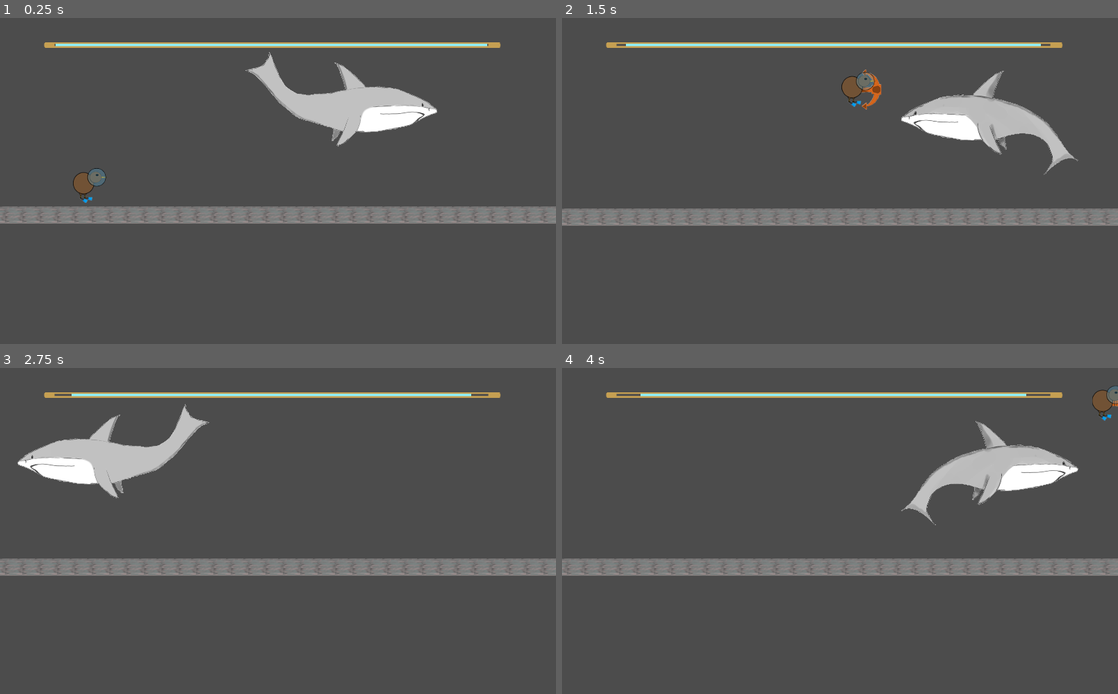
Above: before the commit, frames 1-4 (two rows, left to right).
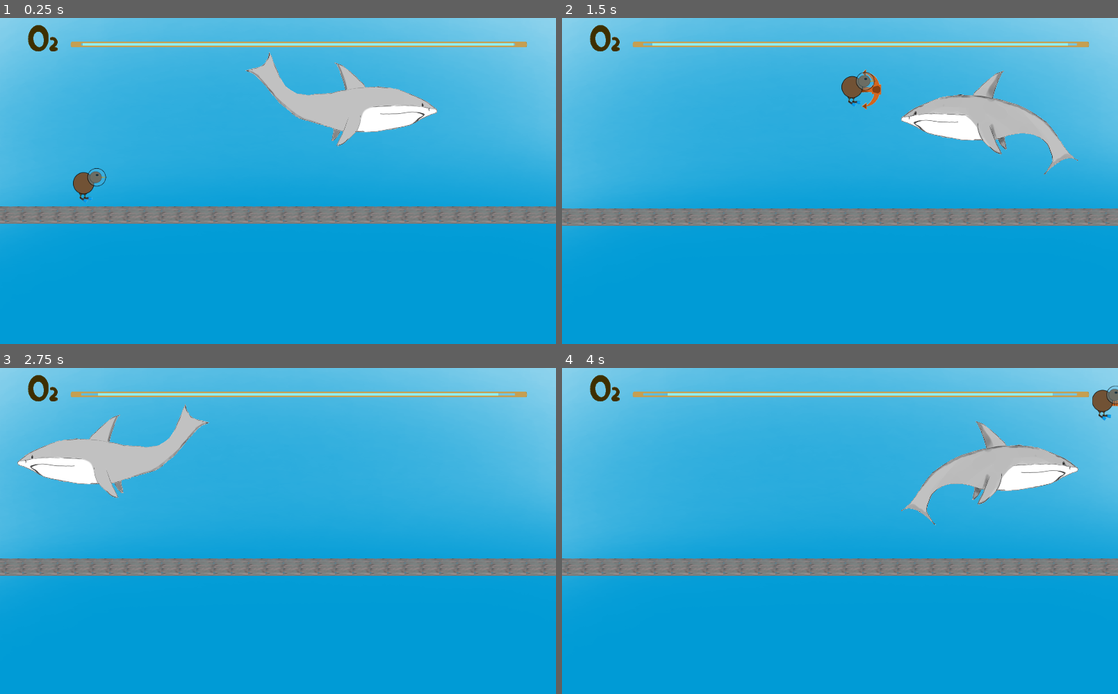
Above: after the commit, the same moments.

Repository: Cpt-Barbosa/CodeGameJam2022
Game: Godot game, scene res://scenes/Game.tscn
The game is run twice, just before and just after one commit, with the same random seed, the same clock (stepped at 60 frames per second) and the same inputs.
Inputs:
- Up to frame 1 (0.25 s): no input
- Up to frame 2 (1.5 s): hold D (move_right) from 0.53 s (still down); tap J (attack) at 0.6, 1.35 s; tap Space (jump) at 0.77 s
- Up to frame 3 (2.75 s): tap Space (jump) at 1.52 s; release D (move_right) at 2.03 s; hold Q (move_left) from 2.03 s (still down); tap J (attack) at 2.1 s
- Up to frame 4 (4 s): release Q (move_left) at 2.78 s; hold D (move_right) from 2.78 s (still down); tap J (attack) at 2.85, 3.6 s; tap Space (jump) at 3.02, 3.77 s

The runs differ from the first frame. In frame 1, 91% of the frame differs, in the area x 0-100%, y 0-100%; in frame 2, 91%; in frame 3, 91%; in frame 4, 91%.

Commit message:
ajout logo jeu ainsi que le maj barre o2

Diff:
--- a/scenes/Game.tscn
+++ b/scenes/Game.tscn
@@ -102,7 +102,6 @@
 }
 
 [node name="Background" type="Node2D" parent="."]
-visible = false
 
 [node name="Background2" type="Sprite" parent="Background"]
 position = Vector2( 500, 1710 )
--- a/scenes/MainMenu.tscn
+++ b/scenes/MainMenu.tscn
@@ -2,9 +2,9 @@
 
 [ext_resource path="res://sprite/bg/background.png" type="Texture" id=1]
 [ext_resource path="res://scenes/MainMenu.gd" type="Script" id=2]
-[ext_resource path="res://sprite/joueur/Kiwi_-_droite_64.png" type="Texture" id=3]
 [ext_resource path="res://sprite/coffre/coffre.png" type="Texture" id=4]
 [ext_resource path="res://sprite/ennemi/requin/requin1.png" type="Texture" id=5]
+[ext_resource path="res://sprite/menu/logojeux.png" type="Texture" id=6]
 
 [node name="MainMenu" type="Panel"]
 anchor_right = 1.0
@@ -15,13 +15,9 @@
 }
 
 [node name="Background" type="Sprite" parent="."]
-position = Vector2( 513.5, -1122.25 )
+position = Vector2( 513, -1122 )
 scale = Vector2( 1.42361, 0.999855 )
 texture = ExtResource( 1 )
-
-[node name="JoueurPNG" type="Sprite" parent="."]
-position = Vector2( 174, 449 )
-texture = ExtResource( 3 )
 
 [node name="CoffrePNG" type="Sprite" parent="."]
 position = Vector2( 863, 491 )
@@ -29,9 +25,10 @@
 texture = ExtResource( 4 )
 
 [node name="RequinPNG" type="Sprite" parent="."]
-position = Vector2( 996, 220 )
+position = Vector2( 26, 220 )
 scale = Vector2( 0.618301, 0.614713 )
 texture = ExtResource( 5 )
+flip_h = true
 
 [node name="StartButton" type="Button" parent="."]
 margin_left = 405.0
@@ -53,5 +50,10 @@
 "_edit_use_anchors_": false
 }
 
+[node name="Logojeux" type="Sprite" parent="."]
+position = Vector2( 496, 149 )
+scale = Vector2( 1.5822, 1.48822 )
+texture = ExtResource( 6 )
+
 [connection signal="pressed" from="StartButton" to="." method="_on_StartButton_pressed"]
 [connection signal="pressed" from="QuitButton" to="." method="_on_QuitButton_pressed"]
--- a/scenes/barreOxy.tscn
+++ b/scenes/barreOxy.tscn
@@ -1,8 +1,9 @@
-[gd_scene load_steps=5 format=2]
+[gd_scene load_steps=6 format=2]
 
 [ext_resource path="res://scripts/barreOxy.gd" type="Script" id=1]
 [ext_resource path="res://sprite/o2/barre.png" type="Texture" id=2]
 [ext_resource path="res://sprite/o2/HUD.png" type="Texture" id=3]
+[ext_resource path="res://sprite/o2/texte.png" type="Texture" id=4]
 
 [sub_resource type="SpriteFrames" id=6]
 animations = [ {
@@ -18,8 +19,13 @@
 script = ExtResource( 1 )
 
 [node name="AnimatedSprite" type="AnimatedSprite" parent="."]
+position = Vector2( 49, -1 )
 frames = SubResource( 6 )
 
 [node name="Hud" type="Sprite" parent="."]
-position = Vector2( -3, 0 )
+position = Vector2( 46, -1 )
 texture = ExtResource( 3 )
+
+[node name="Texte" type="Sprite" parent="."]
+position = Vector2( -423, -13 )
+texture = ExtResource( 4 )
--- a/scripts/BulleAir.gd
+++ b/scripts/BulleAir.gd
@@ -6,5 +6,5 @@
 		queue_free()
 
 func _get(property):
-	if property == "BulleAir":
+	if property == "type":
 		return "BulleAir"
--- a/scripts/Joueur.gd
+++ b/scripts/Joueur.gd
@@ -38,7 +38,7 @@
 	if collision && collision.collider.name == "requin":
 		collision.collider.notification(0)
 		collision.collider.mourir()
-	if collision && collision.collider.get("BulleAir") == "BulleAir":
+	if collision && collision.collider.get("type") == "BulleAir":
 		collision.collider.notification(0)
 		#print("I collided with ", collision.collider.name)
 
Binary file added: sprite/menu/logojeux.png
Not shown, added: sprite/menu/logojeux.png.import
Binary file added: sprite/o2/texte.png
Not shown, added: sprite/o2/texte.png.import
